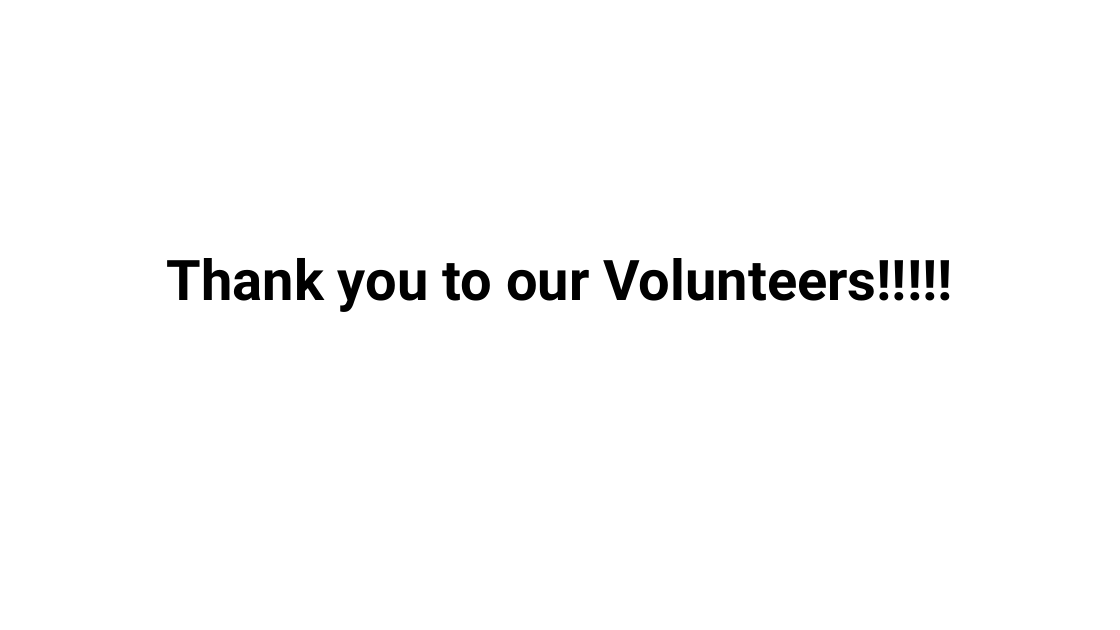
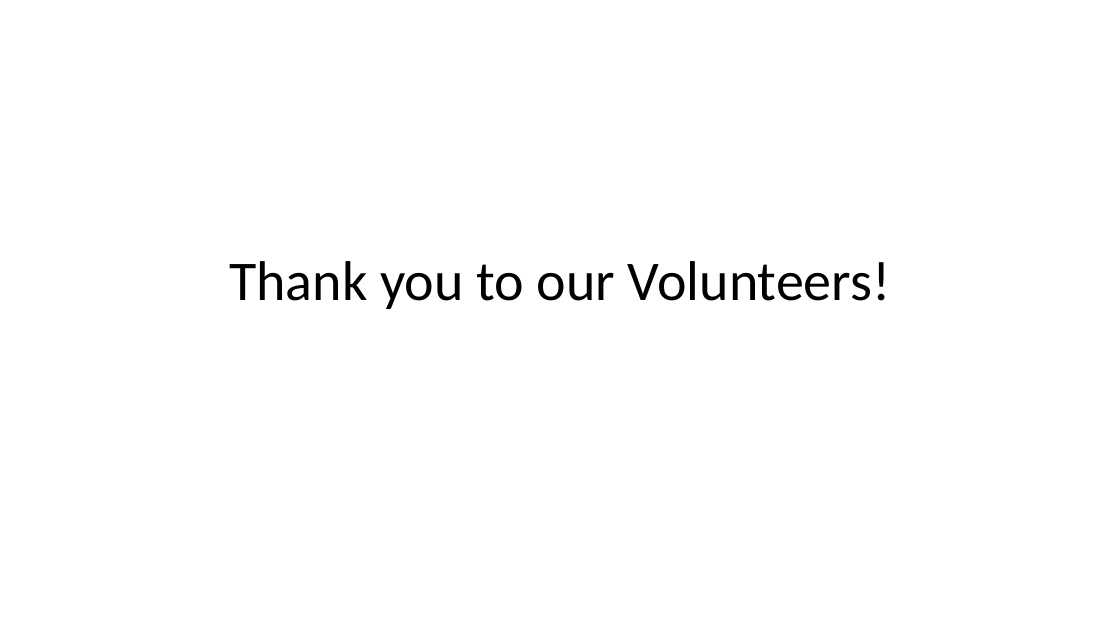
Before and after one commit to bpmerkel/FLLSlides, a slide deck: slide 5 of Api/Templates/Awards Ceremony - Full.pptx. Drawn at 1120x630 pixels with LibreOffice and Linux fonts; fonts in the diff are those of the drawing; background and template pictures are left out. Boxes give left, top, right and bottom in pixels: in the first picture for what was removed or moved away, otherwise in the second. Text is boxed around its words. In the diff, an @@ line names an element or a change of style, - is before the commit and + after.

Commit message:
Update PowerPoint files for Awards Ceremony
Modified binary content in "Awards Ceremony - Full.pptx" and "Awards Ceremony - Short.pptx". No specific text or code changes were detailed in the diff output.

```diff
--- a/Api/Templates/Awards Ceremony - Full.pptx
+++ b/Api/Templates/Awards Ceremony - Full.pptx
@@ title at <box>229,261,891,309</box>: text changed; font Roboto to Calibri; bold off @@
-Thank you to our Volunteers!!!!!
+Thank you to our Volunteers!
```
Also in this commit, not shown: 41 other slides changed, 1 other file.
